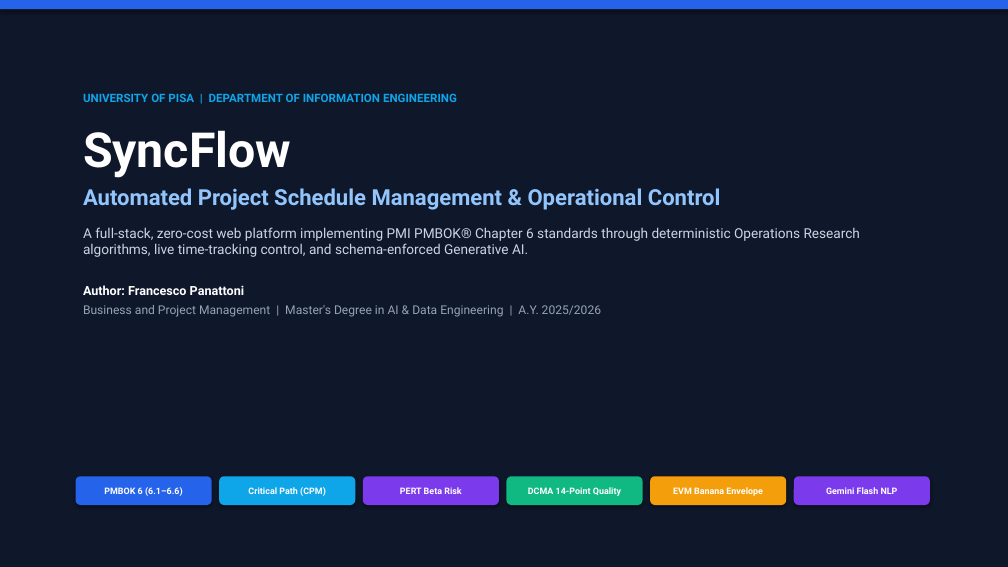
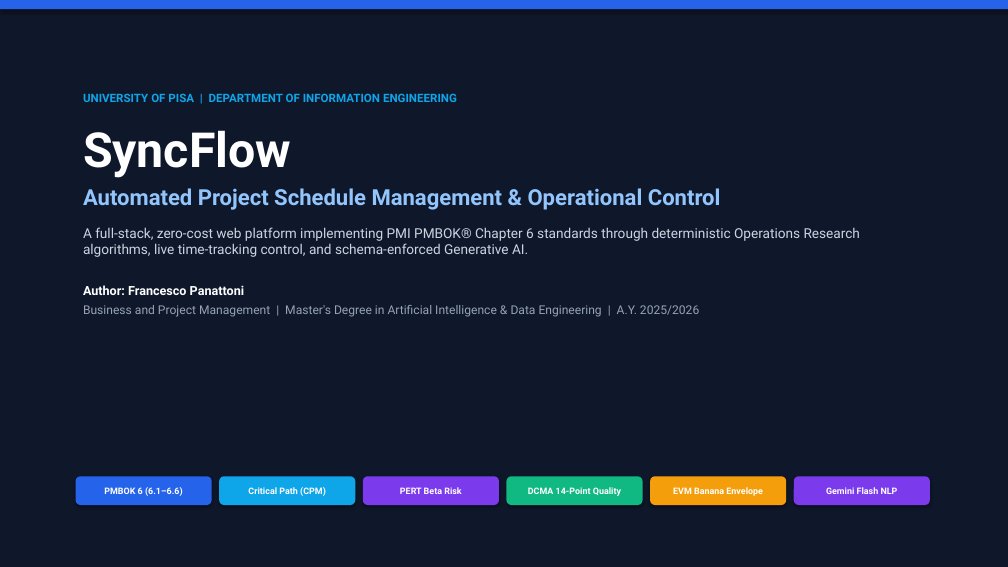
Before and after one commit to Tenshin000/SyncFlow, a slide deck: slide 1 of Presentation.pptx. Drawn at 1008x567 pixels with LibreOffice and Linux fonts; fonts in the diff are those of the drawing. Boxes give left, top, right and bottom in pixels: in the first picture for what was removed or moved away, otherwise in the second. Text is boxed around its words. In the diff, an @@ line names an element or a change of style, - is before the commit and + after.

```diff
--- a/Presentation.pptx
+++ b/Presentation.pptx
@@ text at (83,305,699,317): text changed @@
-Business and Project Management | Master's Degree in AI & Data Engineering | A.Y. 2025/2026
+Business and Project Management | Master's Degree in Artificial Intelligence & Data Engineering | A.Y. 2025/2026
```
Also in this commit, not shown: 32 other files.
